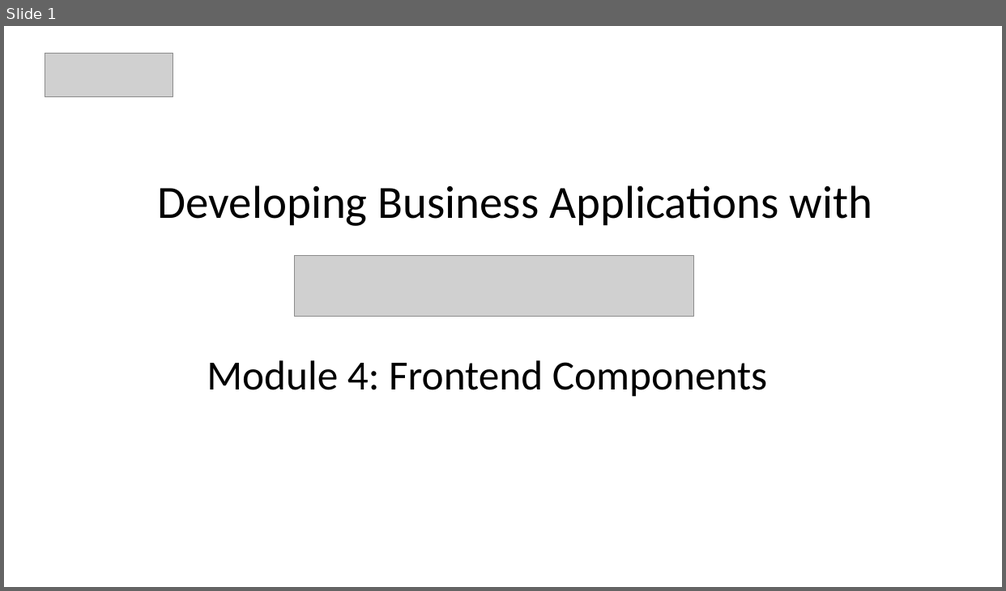
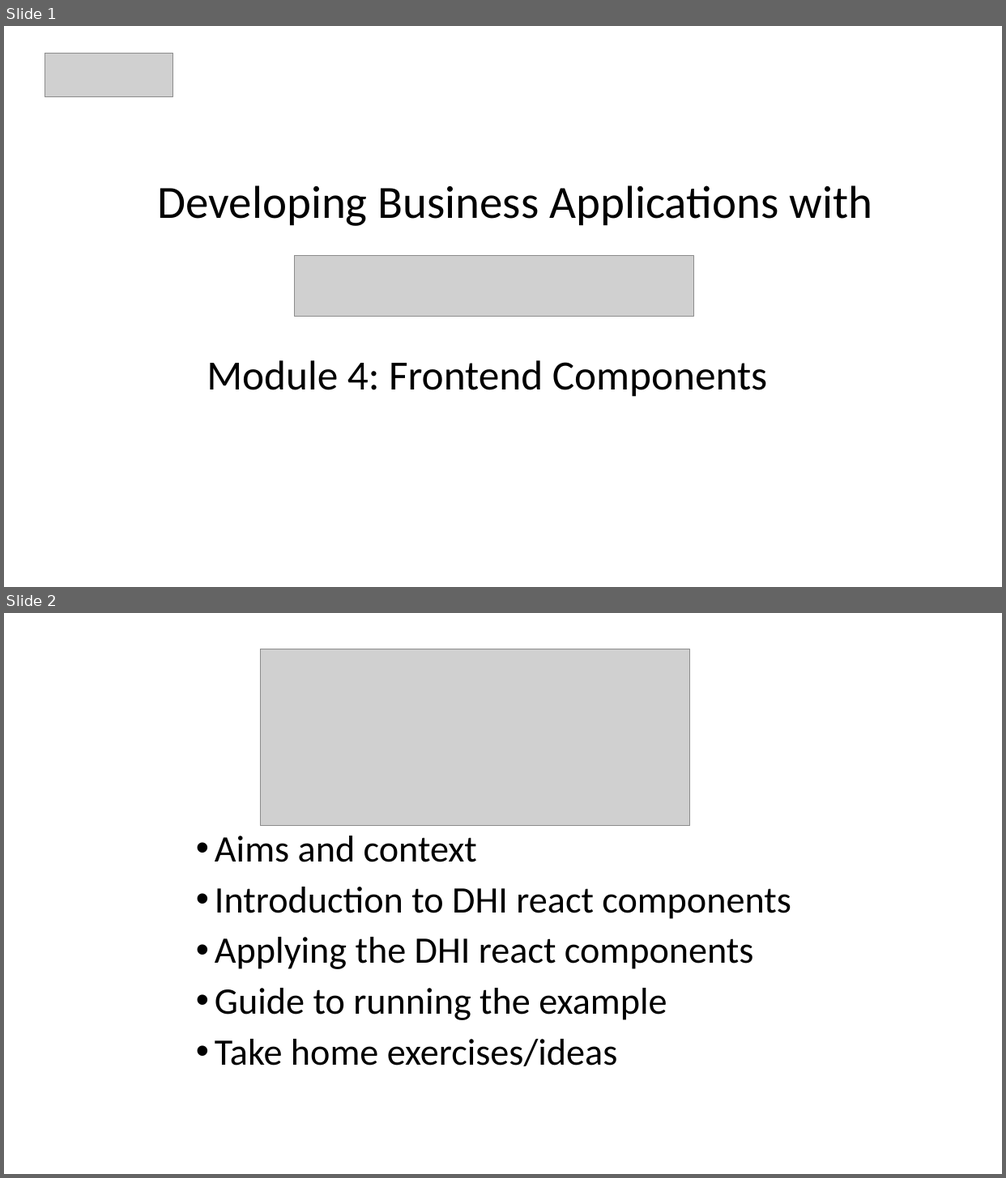
Before and after one commit to DHI/DomainServicesCourse, a slide deck: Presentations/DS-course-4-frontend.pptx. Shown one above the other, each under a label of ours: slide 1 before the commit, slides 1 and 2 after it. The pictures are 1006x591 and 1006x1178 pixels, drawn with LibreOffice and Linux fonts; fonts in the diff are those of the drawing; grey boxes stand for pictures. Boxes give left, top, right and bottom in pixels: in the first picture for what was removed or moved away, otherwise in the second. Text is boxed around its words. In the diff, an @@ line names an element or a change of style, - is before the commit and + after.

```diff
--- a/Presentations/DS-course-4-frontend.pptx
+++ b/Presentations/DS-course-4-frontend.pptx
@@ slide 2 added at (4,613,1002,1174), background #FFFFFF @@
@@ picture added at (260,649,690,825) @@
@@ text added at (215,836,791,1067), 36 pt, text #000000 @@
+• Aims and context
+• Introduction to DHI react components
+• Applying the DHI react components
+• Guide to running the example
+• Take home exercises/ideas
```
Also in this commit, not shown: 1 slide changed, 20 other slides added, 11 slides removed, 6 other files.
